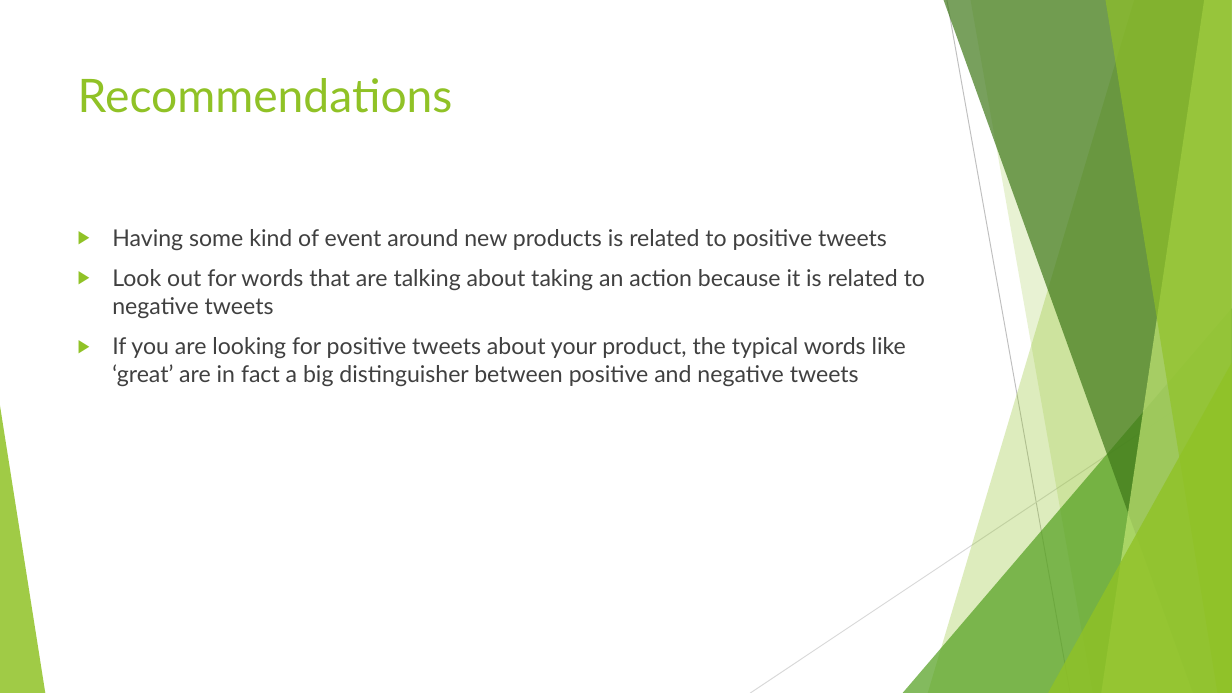
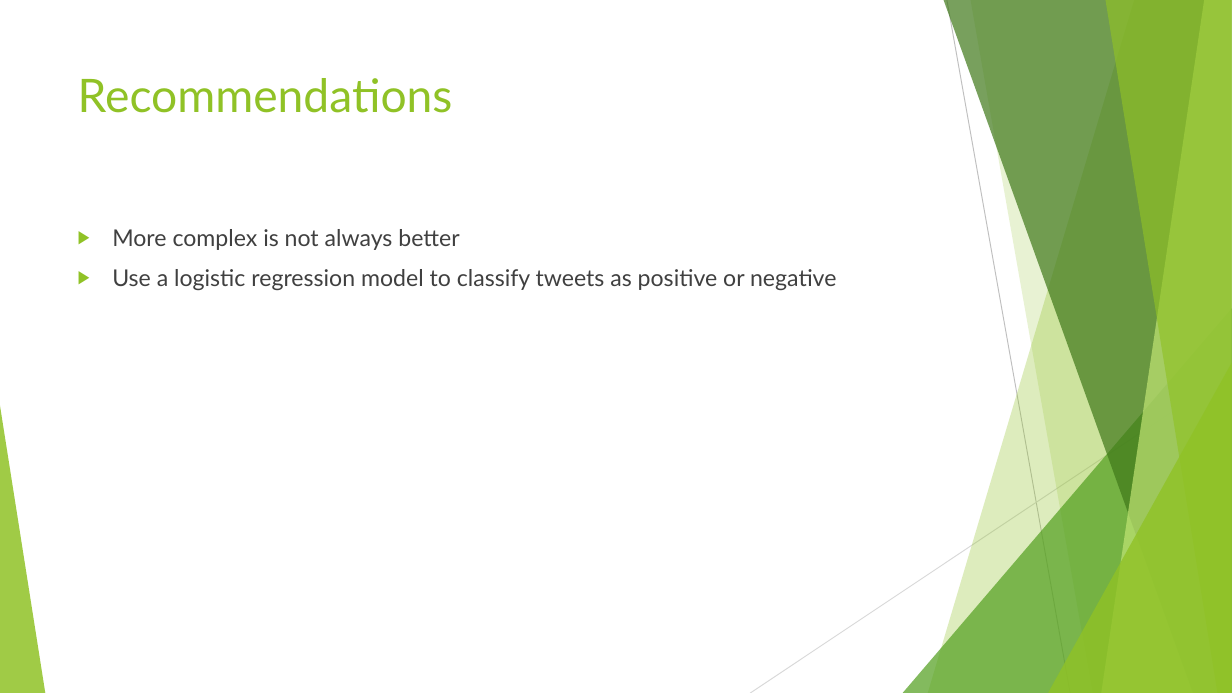
Before and after one commit to charsarb/mod-4-project, a slide deck: slide 9 of Modeling Tweet Sentiment.pptx (slide 7 before the commit). Drawn at 1232x693 pixels with LibreOffice and Linux fonts; fonts in the diff are those of the drawing. Boxes give left, top, right and bottom in pixels: in the first picture for what was removed or moved away, otherwise in the second. Text is boxed around its words. In the diff, an @@ line names an element or a change of style, - is before the commit and + after.

```diff
--- a/Modeling Tweet Sentiment.pptx
+++ b/Modeling Tweet Sentiment.pptx
@@ text at [112, 229, 836, 290]: text changed @@
-▶ Having some kind of event around new products is related to positive tweets
-▶ Look out for words that are talking about taking an action because it is related to negative tweets
-▶ If you are looking for positive tweets about your product, the typical words like ‘great’ are in fact a big distinguisher between positive and negative tweets
+▶ More complex is not always better
+▶ Use a logistic regression model to classify tweets as positive or negative
```
Also in this commit, not shown: 5 other slides changed, 2 slides added, 12 other files.
